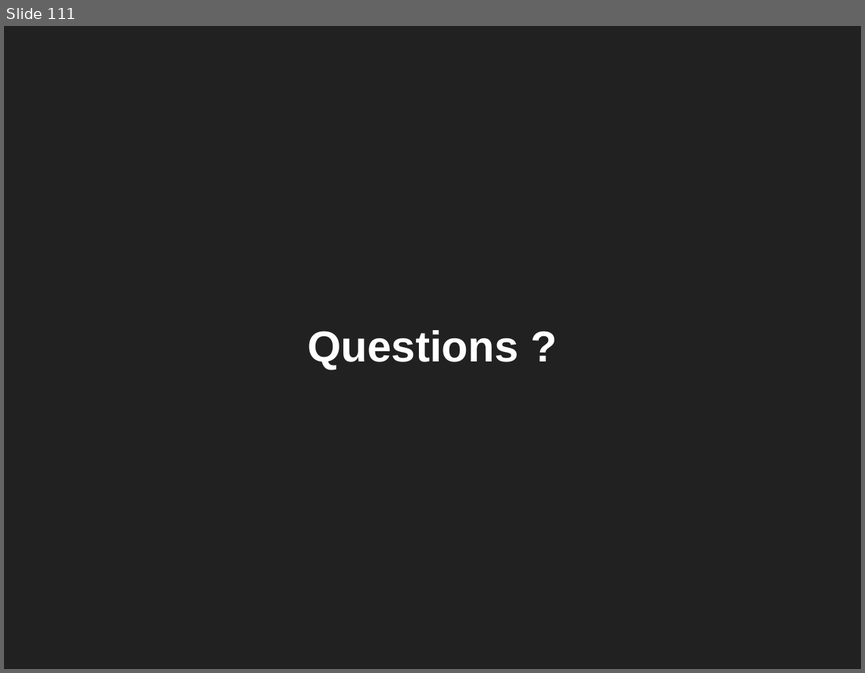
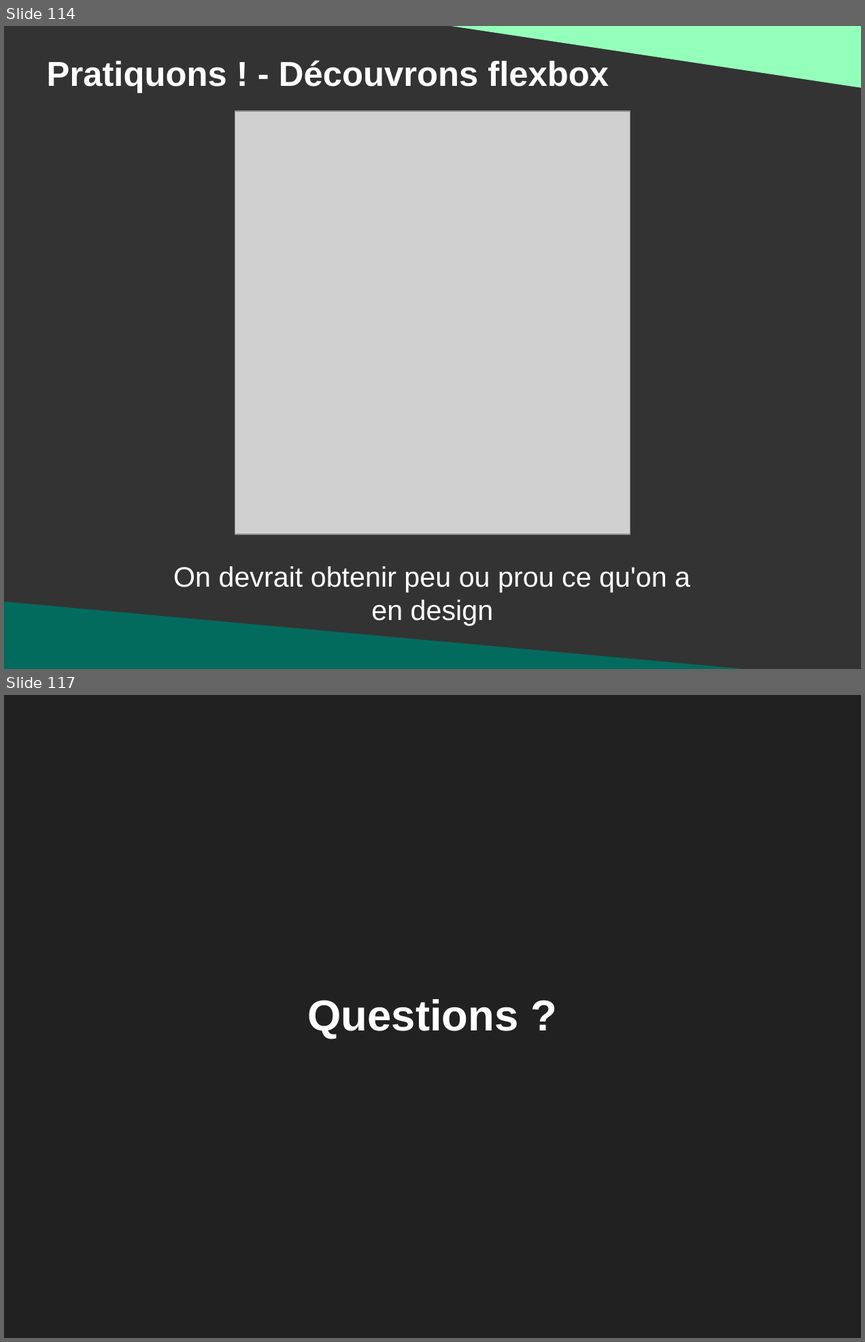
Before and after one commit to DanYellow/presentations, a slide deck: mmi/html/travaux-pratiques/numero-2/presentation.odp. Shown one above the other, each under a label of ours: slide 111 before the commit, slides 114 and 117 after it; the slides between them are not shown. The pictures are 865x673 and 865x1342 pixels, drawn with LibreOffice and Linux fonts; fonts in the diff are those of the drawing; grey boxes stand for pictures. Boxes give left, top, right and bottom in pixels: in the first picture for what was removed or moved away, otherwise in the second. Text is boxed around its words. In the diff, an @@ line names an element or a change of style, - is before the commit and + after.

```diff
--- a/mmi/html/travaux-pratiques/numero-2/presentation.odp
+++ b/mmi/html/travaux-pratiques/numero-2/presentation.odp
@@ slide 114 added at <box>4,26,861,669</box>, background #333333 @@
@@ right triangle added at <box>420,26,861,88</box>, fill #94FFBA @@
@@ title added at <box>47,60,609,93</box>, 32 pt, text #FFFFFF, bold @@
+Pratiquons ! - Découvrons flexbox
@@ picture added at <box>235,111,631,534</box> @@
@@ title added at <box>173,566,690,626</box>, 26 pt, text #FFFFFF @@
+On devrait obtenir peu ou prou ce qu'on a en design
@@ right triangle added at <box>4,601,805,669</box>, fill #026B5D @@
@@ what was slide 111 is now slide 117 @@
```
Also in this commit, not shown: 2 slides changed, 5 other slides added, 4 other files.
